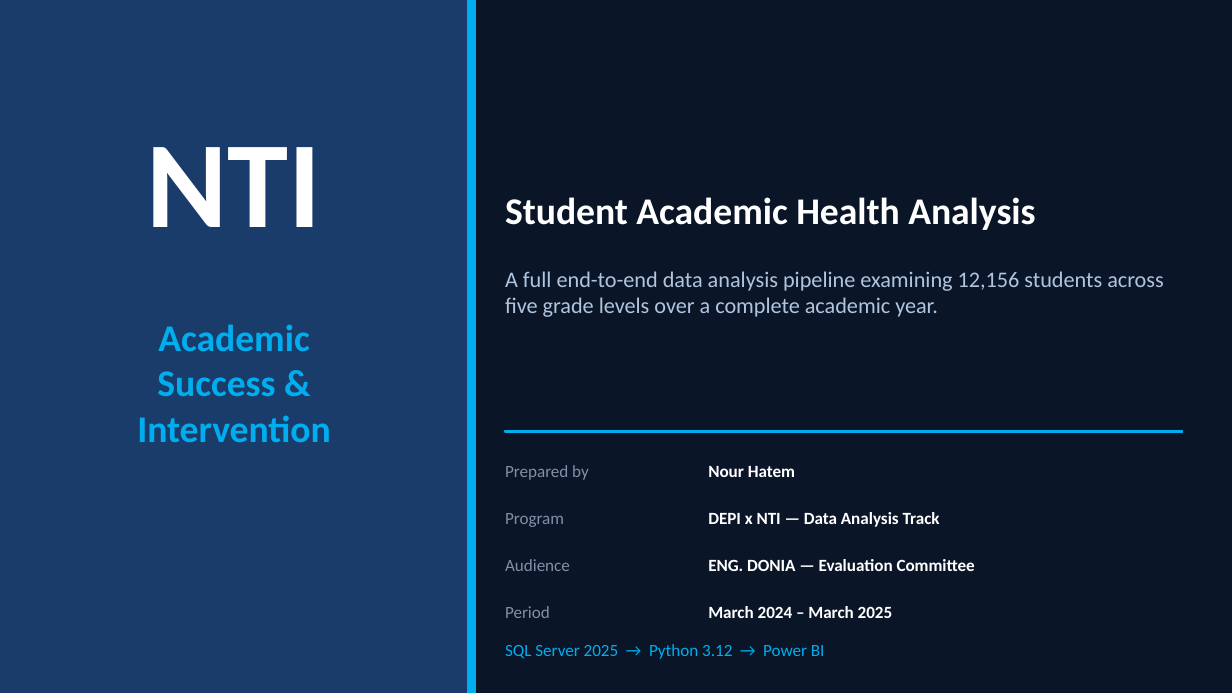
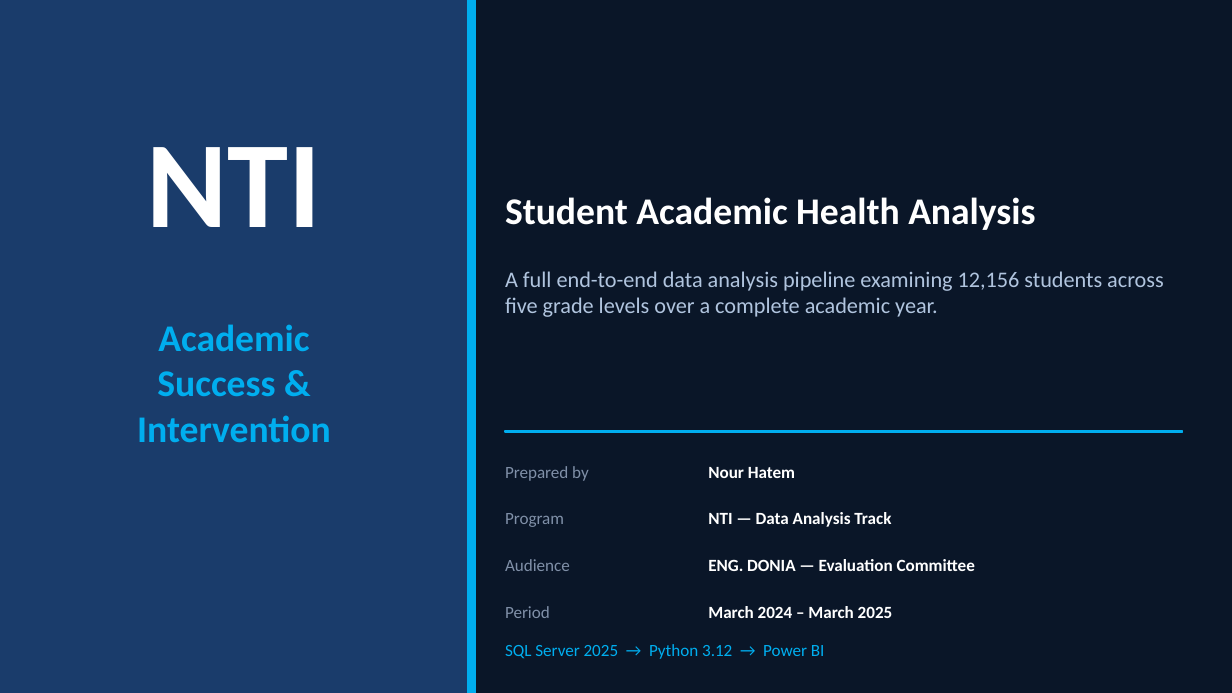
Before and after one commit to nour-hatem/Student-Academic-Health-Analysis, a slide deck: slide 1 of Education_Presentation.pptx. Drawn at 1232x693 pixels with LibreOffice and Linux fonts; fonts in the diff are those of the drawing. Boxes give left, top, right and bottom in pixels: in the first picture for what was removed or moved away, otherwise in the second. Text is boxed around its words. In the diff, an @@ line names an element or a change of style, - is before the commit and + after.

```diff
--- a/Education_Presentation.pptx
+++ b/Education_Presentation.pptx
@@ text at <box>708,512,891,527</box>: text changed @@
-DEPI x NTI — Data Analysis Track
+NTI — Data Analysis Track
```
Also in this commit, not shown: 2 other slides changed, 1 other file.
